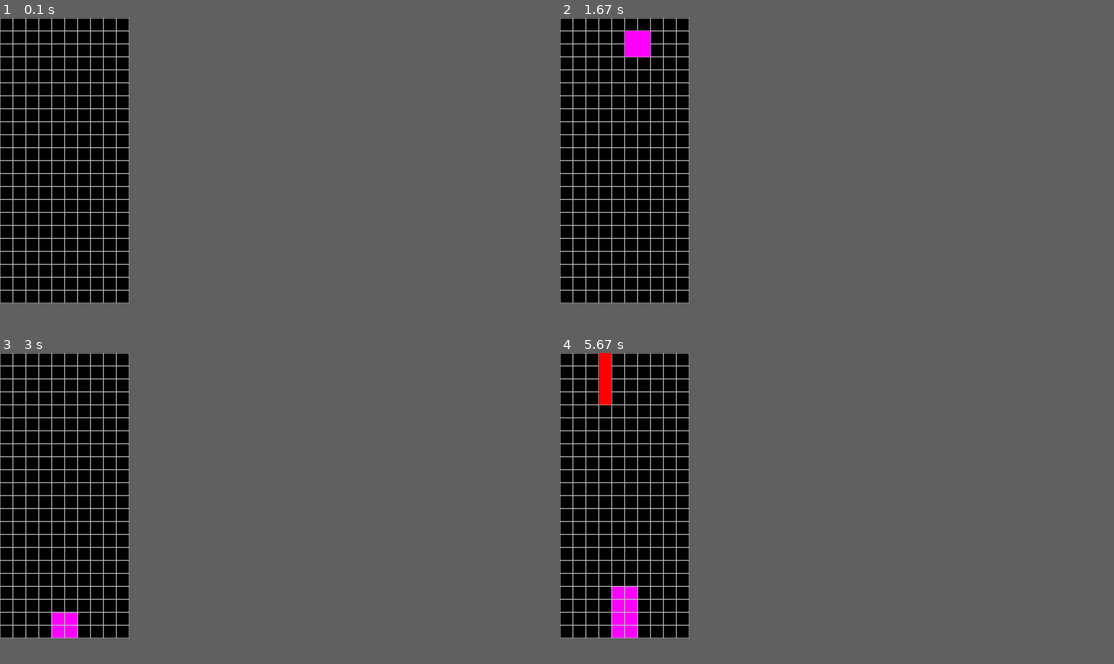
Above: before the commit, frames 1-4 (two rows, left to right).
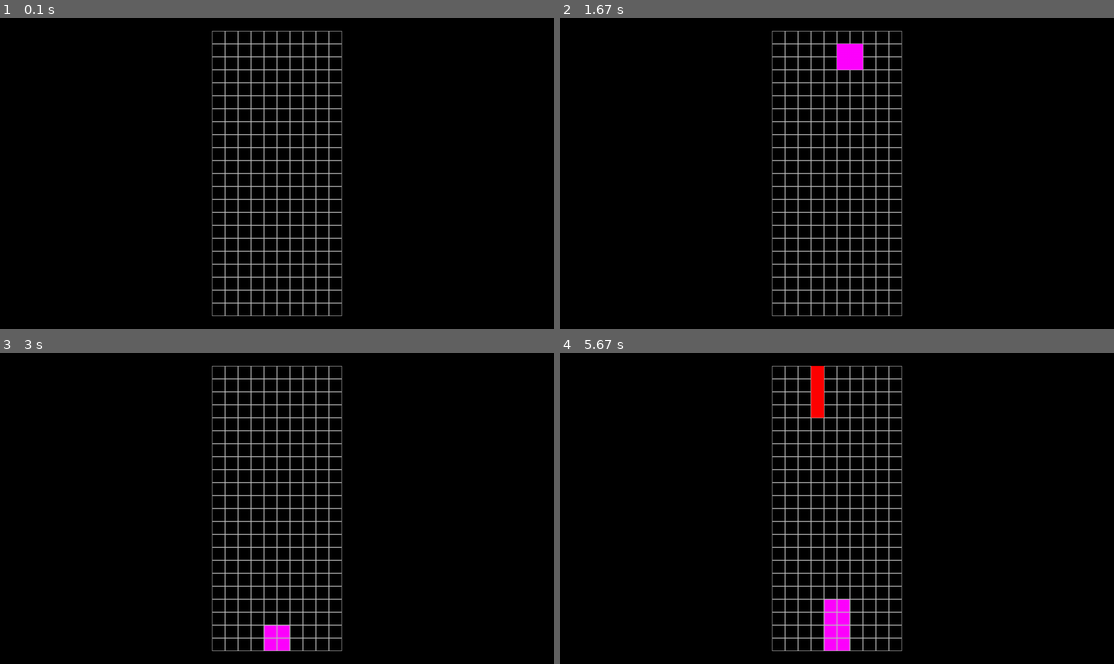
Above: after the commit, the same moments.

Repository: tkilla77/ksr_talenta_tetris
Game: pygame game, started from pygame_tetris.py
The game is run twice, just before and just after one commit, with the same random seed, the same clock (stepped at 60 frames per second) and the same inputs.
Inputs:
- Up to frame 1 (0.1 s): no input
- Up to frame 2 (1.67 s): hold Right 0.33-0.8 s; hold Up 0.83-1.3 s; hold Right from 1.33 s (still down)
- Up to frame 3 (3 s): release Right at 1.8 s; hold Left 1.83-2.37 s; hold Down 2.4-2.7 s
- Up to frame 4 (5.67 s): hold Right 3.57-4.2 s; hold Down 4.23-4.6 s; hold Left 4.63-5.1 s; hold Right 5.13-5.6 s; hold Up from 5.63 s (still down)
In our replay, the window is 210x464 before the commit and 900x506 after it. These sizes can differ from the game's own. Grey fills any space a smaller window leaves; there, only what the larger window draws over its background counts as a difference.

The runs differ from the first frame. In frame 1, 8.2% of the frame differs, in the area x 0-62%, y 0-96%; in frame 2, 8.8%; in frame 3, 8.8%; in frame 4, 10%.

Commit message:
add full-screen, create sub-surface for game grid area...

Diff:
--- a/pygame_tetris.py
+++ b/pygame_tetris.py
@@ -40,7 +40,7 @@
 
     def update(self, tetris):
         if tetris.current:
-            self.image.fill((0, 0, 0, 0))
+            self.image.fill((0, 0, 0, 0))  # fill with transparency
             for r, c in tetris.current.coords:
                 color = to_pg_color(tetris.current.color)
                 pygame.draw.rect(self.image, color, self.cell2rect(r, c))
@@ -55,6 +55,9 @@
         self.tetromino = Tetromino(cell_size)
         self.add(self.grid)
         self.add(self.tetromino)
+
+    def rect(self):
+        return self.grid.rect
 
     def draw(self, surface: pygame.Surface, bgd=None, special_flags=0):
         surface.blit(self.grid.image)
@@ -99,10 +102,10 @@
     def __init__(self, tetris, cell_size=30):
         pygame.init()
         self.tetris = tetris
-        self.screen = pygame.display.set_mode((tetris.cols * cell_size, tetris.rows * cell_size))
+        self.screen = pygame.display.set_mode(flags=pygame.FULLSCREEN)
         pygame.display.set_caption("Tetris")
 
-        self.sprites = TetrisGameArea(tetris, cell_size)
+        self.game_area = TetrisGameArea(tetris, cell_size)
         self.sounds = TetrisSounds(tetris)
 
         self.clock = pygame.time.Clock()
@@ -132,9 +135,13 @@
                 step_time = 0
 
             running = self.handle_events()
-            self.sprites.update(self.tetris)
+            self.game_area.update(self.tetris)
             self.screen.fill((0, 0, 0))
-            self.sprites.draw(self.screen)
+            screen_rect = self.screen.get_rect()
+            game_rect = self.game_area.rect().copy()
+            game_rect.center = screen_rect.center
+            game_surface = self.screen.subsurface(game_rect)
+            self.game_area.draw(game_surface)
             pygame.display.flip()
 
         pygame.quit()
